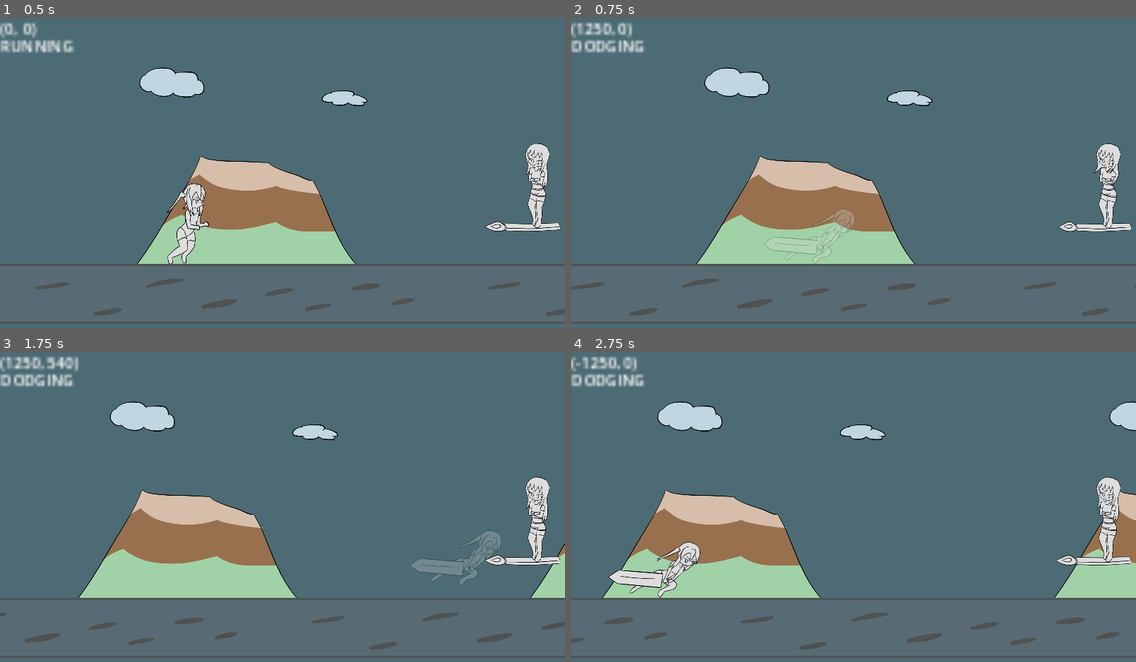
Above: before the commit, frames 1-4 (two rows, left to right).
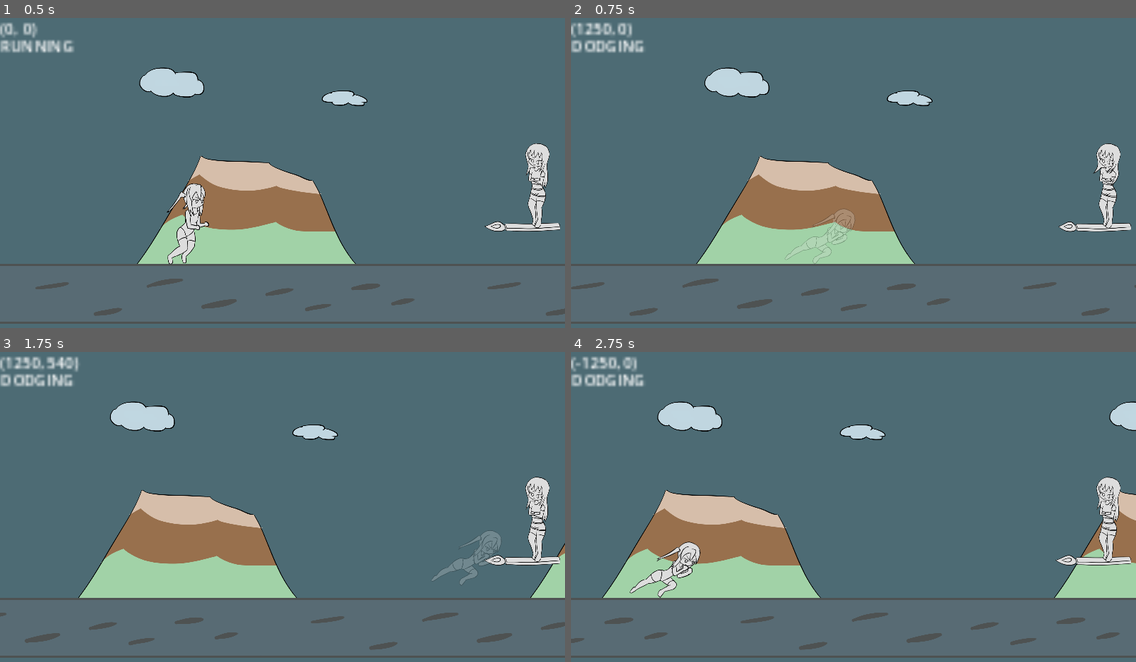
Above: after the commit, the same moments.

Repository: BeatMil/Animurun
Game: Godot game, scene res://scenes/forest.tscn
Two runs of this game, one before a commit and one after it. Both use one fixed random seed, a clock stepped at 60 frames per second and the inputs below.
Inputs:
- Up to frame 1 (0.5 s): no input
- Up to frame 2 (0.75 s): hold D (move_right) from 0.53 s (still down); hold K (dodge) from 0.53 s (still down)
- Up to frame 3 (1.75 s): keep holding D (move_right); tap Space (jump) at 0.77, 1.52 s; release K (dodge) at 1.28 s; tap L (attack) at 1.35 s; tap K (dodge) at 1.55 s
- Up to frame 4 (2.75 s): release D (move_right) at 2.03 s; hold A (move_left) from 2.03 s (still down); hold J (block) from 2.03 s (still down); tap K (dodge) at 2.3 s

Frame 1 is identical in both runs. In frame 2, 0.1% of the frame differs, in the area x 34-49%, y 67-77%; in frame 3, 0.4%; in frame 4, 0.5%, in the area x 6-22%, y 67-77%.

Commit message:
Add dodge hand animation

Diff:
--- a/scenes/forest.tscn
+++ b/scenes/forest.tscn
@@ -18,7 +18,7 @@
 [ext_resource type="AudioStream" uid="uid://bl505quhmyg4f" path="res://media/sfx/hitHurt2.wav" id="14_d0pk3"]
 [ext_resource type="Texture2D" uid="uid://bv2i0f07e50fw" path="res://media/sprites/chiichan/chiichan_block_impact.png" id="16_arhhh"]
 [ext_resource type="AudioStream" uid="uid://cpwu06ws2r1cl" path="res://media/sfx/hitHurt.wav" id="17_ghv7i"]
-[ext_resource type="Texture2D" uid="uid://bc8aor20lysxc" path="res://media/sprites/chiichan/chiichan_dodge.png" id="18_eoger"]
+[ext_resource type="Texture2D" uid="uid://dqutvk52hfl70" path="res://media/sprites/chiichan/chiichan_dodge_hands.png" id="18_02cit"]
 [ext_resource type="AudioStream" uid="uid://b030i7g3mmmse" path="res://media/sfx/smol_jump.wav" id="18_snu5y"]
 [ext_resource type="Texture2D" uid="uid://coe2xhuyo7vme" path="res://media/sprites/chiichan/chiichan_hitted_hands.png" id="19_hrs51"]
 [ext_resource type="Texture2D" uid="uid://kba1gj20m6bi" path="res://media/sprites/chiichan/chiichan_jump_hand.png" id="21_4kcug"]
@@ -534,7 +534,7 @@
 "times": PackedFloat32Array(0),
 "transitions": PackedFloat32Array(1),
 "update": 1,
-"values": [ExtResource("18_eoger")]
+"values": [ExtResource("18_02cit")]
 }
 tracks/2/type = "value"
 tracks/2/imported = false
Binary file added: Media/sprites/chiichan/chiichan_dodge_hands.png
Not shown, added: Media/sprites/chiichan/chiichan_dodge_hands.png.import
